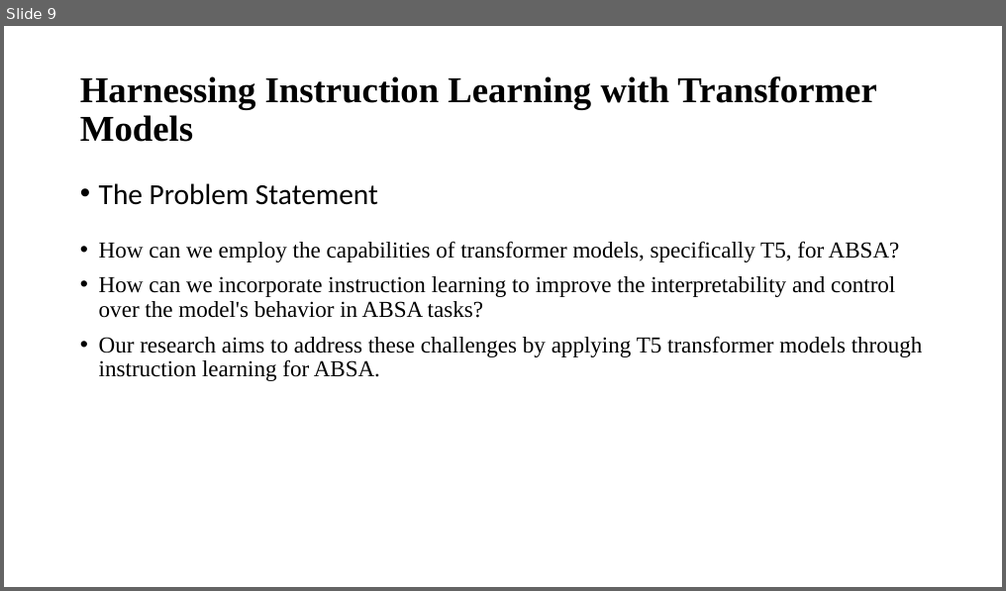
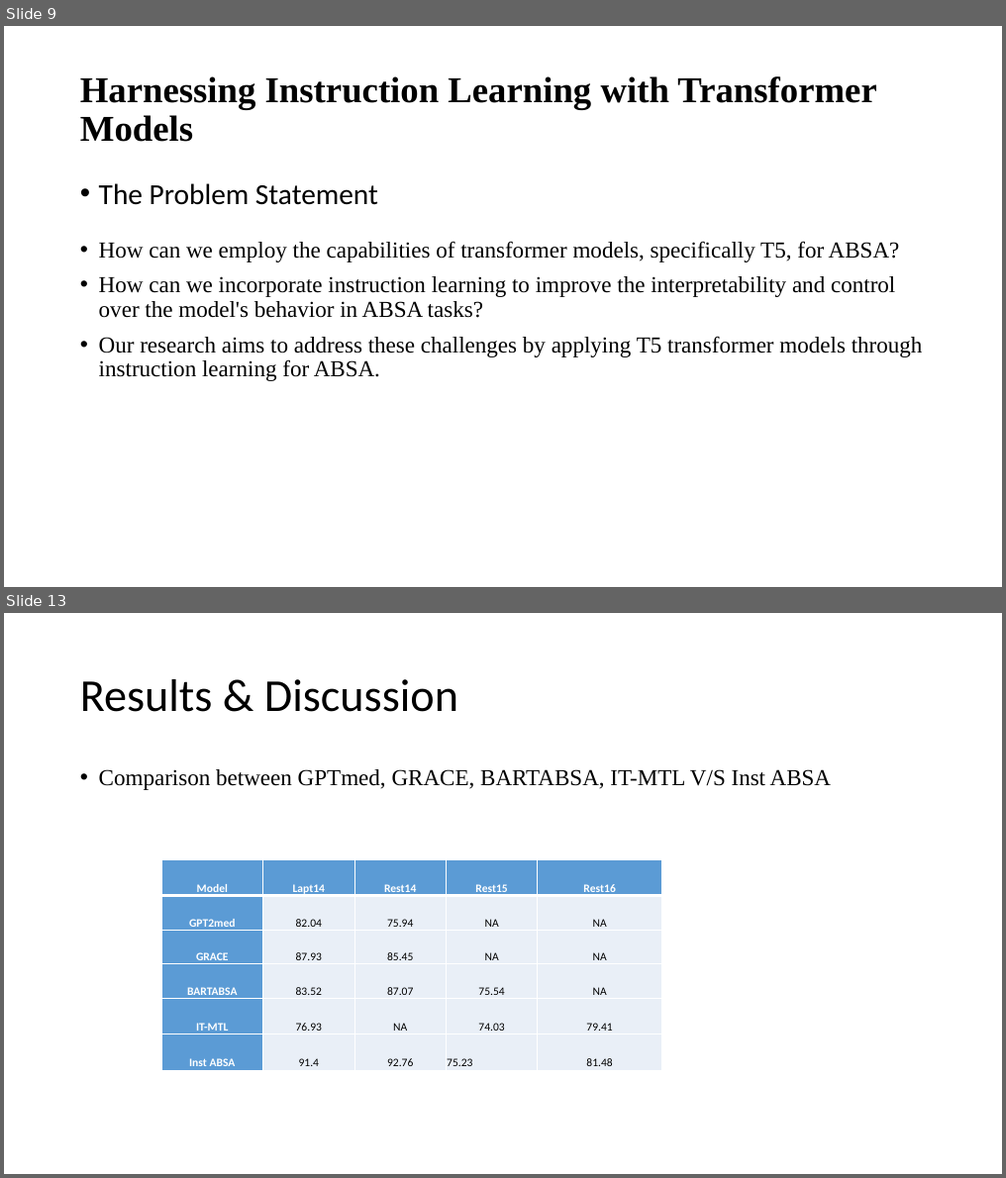
Before and after one commit to rohitmathurcode/Sentiment_recommendation, a slide deck: Thesis_ppt.pptx. Shown one above the other, each under a label of ours: slide 9 before the commit, slides 9 and 13 after it; the slides between them are not shown. The pictures are 1006x591 and 1006x1178 pixels, drawn with LibreOffice and Linux fonts; fonts in the diff are those of the drawing. Boxes give left, top, right and bottom in pixels: in the first picture for what was removed or moved away, otherwise in the second. Text is boxed around its words. In the diff, an @@ line names an element or a change of style, - is before the commit and + after.

```diff
--- a/Thesis_ppt.pptx
+++ b/Thesis_ppt.pptx
@@ slide 13 added at (4,613,1002,1174), background #FFFFFF @@
@@ title added at (80,679,458,712), 44 pt, text #000000 @@
+Results & Discussion
@@ text added at (99,769,832,790), 22 pt, text #000000 @@
+• Comparison between GPTmed, GRACE, BARTABSA, IT-MTL V/S Inst ABSA
@@ table added at (161,861,661,1070), 6 rows, 5 columns @@
+Model | Lapt14 | Rest14 | Rest15 | Rest16
+GPT2med | 82.04 | 75.94 | NA | NA
+GRACE | 87.93 | 85.45 | NA | NA
+BARTABSA | 83.52 | 87.07 | 75.54 | NA
+IT-MTL | 76.93 | NA | 74.03 | 79.41
+Inst ABSA | 91.4 | 92.76 | 75.23 | 81.48
```
Also in this commit, not shown: 4 slides changed, 5 other slides added, 1 other file.
